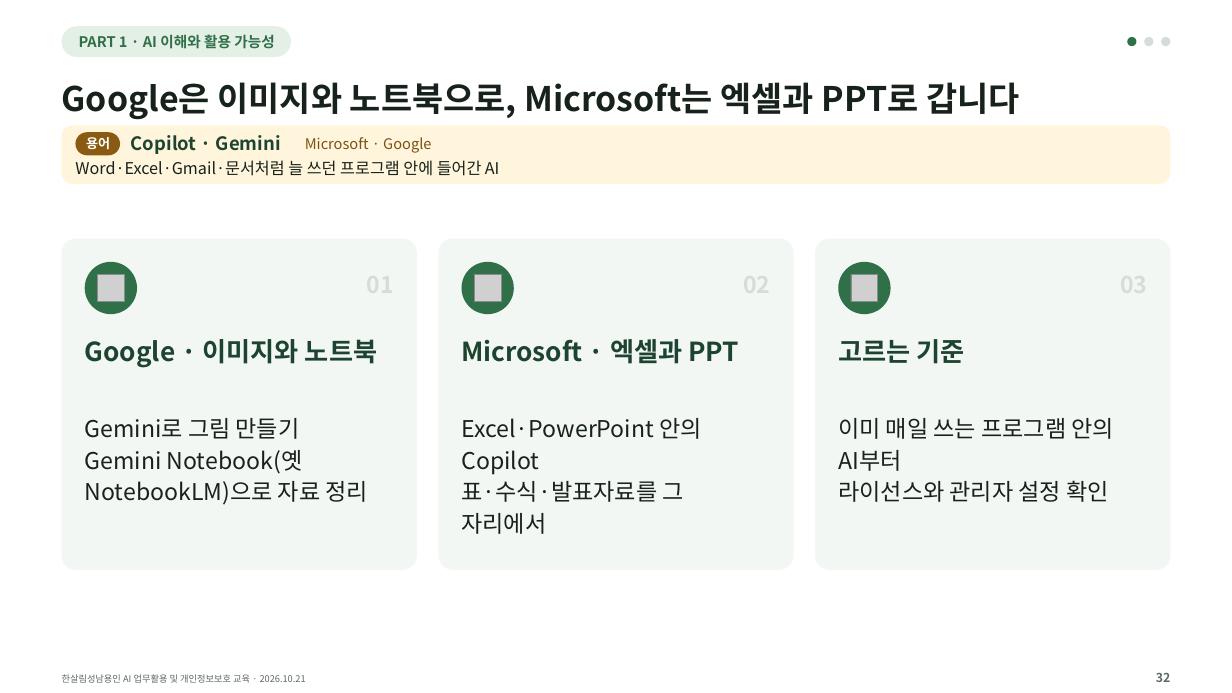
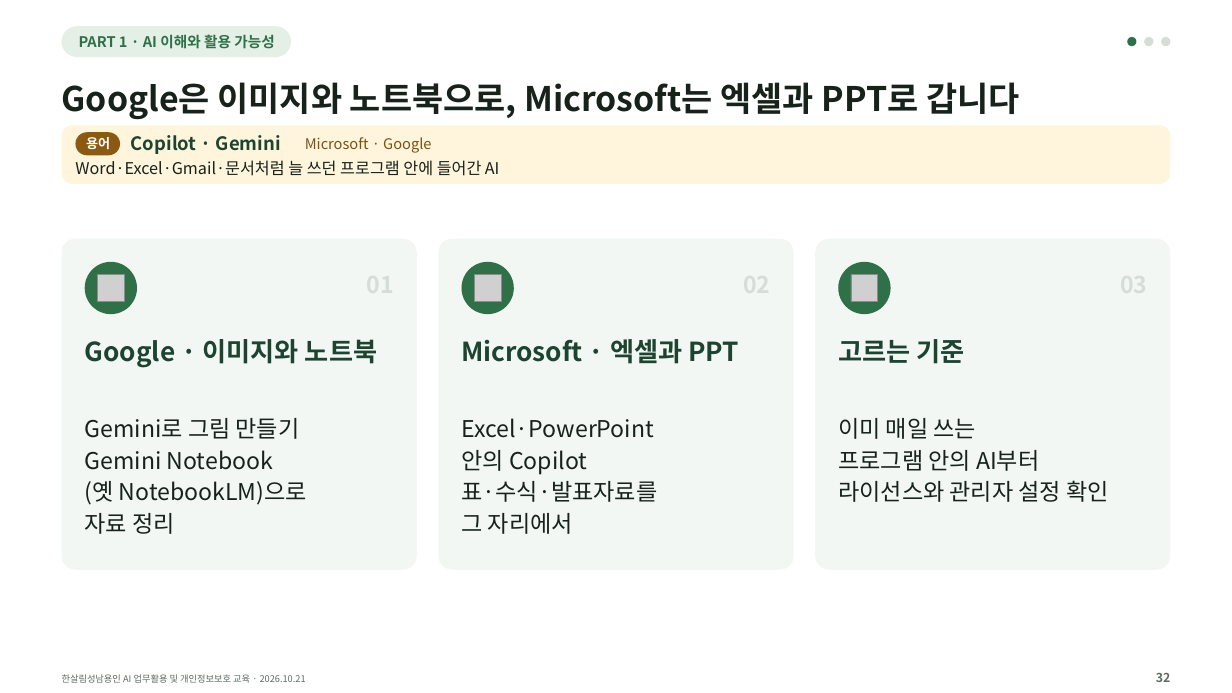
Before and after one commit to kscold/kscold-blog-version-2, a slide deck: slide 32 of apps/web/public/hansalim/files/한살림_AI교육_강의자료.pptx. Drawn at 1232x693 pixels with LibreOffice and Linux fonts; fonts in the diff are those of the drawing; grey boxes stand for pictures. Boxes give left, top, right and bottom in pixels: in the first picture for what was removed or moved away, otherwise in the second. Text is boxed around its words. In the diff, an @@ line names an element or a change of style, - is before the commit and + after.

Commit message:
fix(frontend): 한살림 강의 자료 줄바꿈 다듬은 판으로 갱신

```diff
--- a/apps/web/public/hansalim/files/한살림_AI교육_강의자료.pptx
+++ b/apps/web/public/hansalim/files/한살림_AI교육_강의자료.pptx
@@ text at [461, 418, 657, 534]: spaces changed @@
-Excel·PowerPoint 안의
-Copilot
-표·수식·발표자료를 그
-자리에서
+Excel·PowerPoint
+안의 Copilot
+표·수식·발표자료를
+그 자리에서
@@ text at [838, 418, 1039, 471]: spaces changed @@
-이미 매일 쓰는 프로그램 안의
-AI부터
+이미 매일 쓰는
+프로그램 안의 AI부터
@@ text at [85, 450, 307, 534]: text changed @@
-Gemini Notebook(옛
-NotebookLM)으로 자료 정리
+Gemini Notebook
+(옛 NotebookLM)으로
+자료 정리
```
Also in this commit, not shown: 83 other slides changed, 3 other files.
